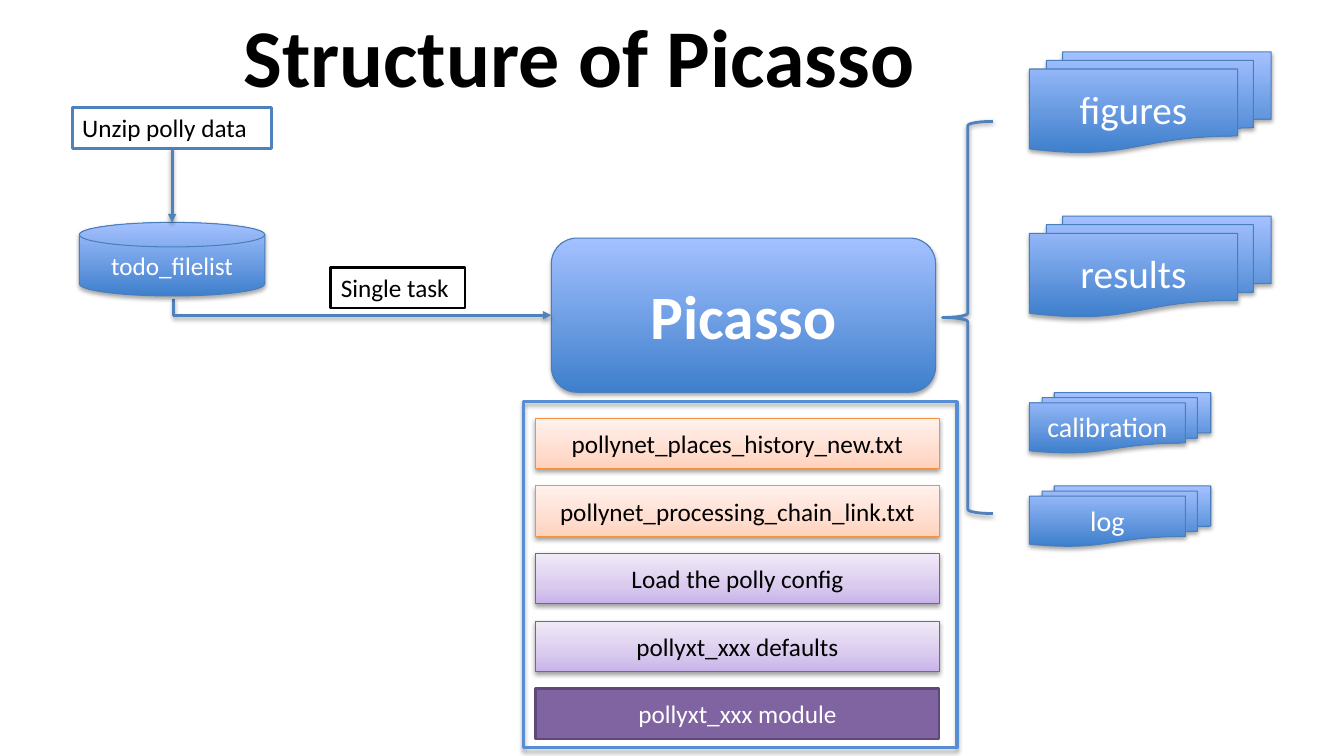
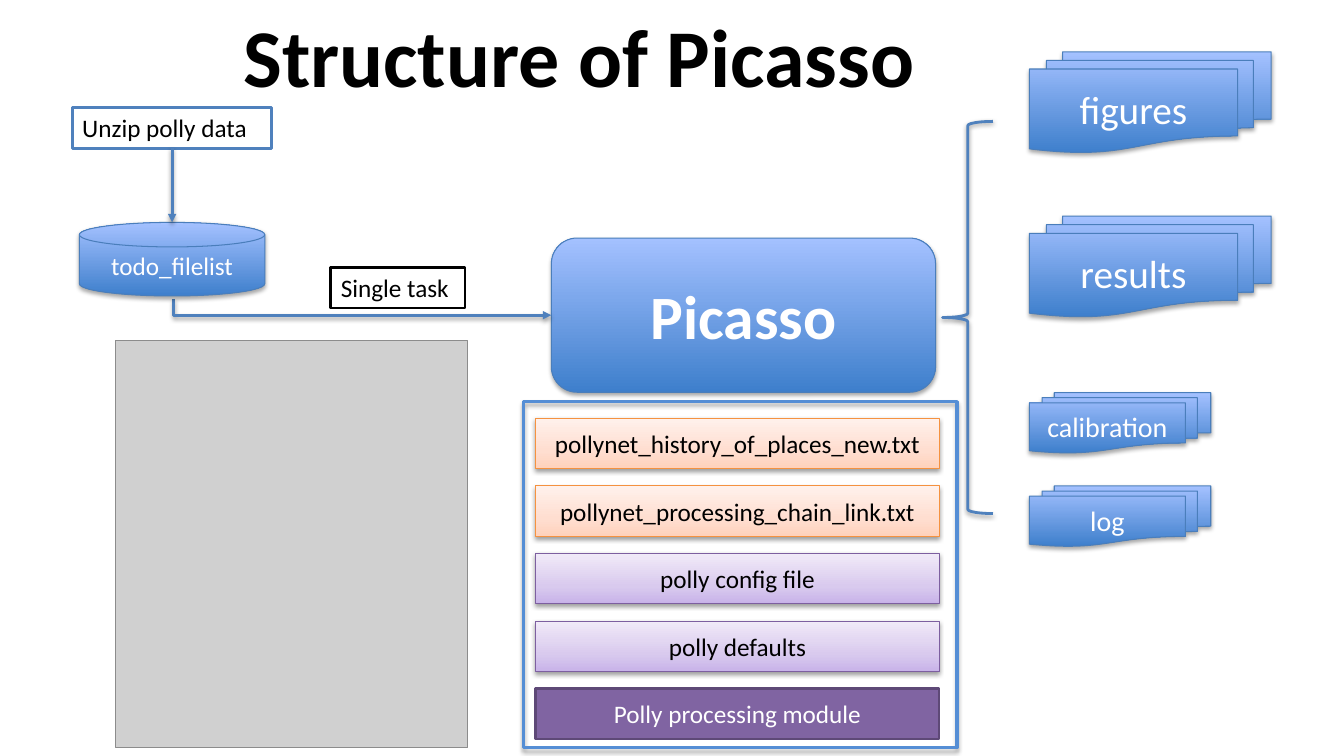
Before and after one commit to PollyNET/Pollynet_Processing_Chain, a slide deck: slide 6 of doc/Pollynet_Processing_Chain.pptx. Drawn at 1344x756 pixels with LibreOffice and Linux fonts; fonts in the diff are those of the drawing; grey boxes stand for pictures; background and template pictures are left out. Boxes give left, top, right and bottom in pixels: in the first picture for what was removed or moved away, otherwise in the second. Text is boxed around its words. In the diff, an @@ line names an element or a change of style, - is before the commit and + after.

```diff
--- a/doc/Pollynet_Processing_Chain.pptx
+++ b/doc/Pollynet_Processing_Chain.pptx
@@ picture added at [116, 341, 468, 749] @@
@@ text in rectangle at [555, 435, 920, 457]: text changed @@
-pollynet_places_history_new.txt
+pollynet_history_of_places_new.txt
@@ text in rectangle at [660, 570, 815, 593]: text changed @@
-Load the polly config
+polly config file
@@ text in rectangle at [669, 638, 806, 660]: text changed @@
-pollyxt_xxx defaults
+polly defaults
@@ text in rectangle at [614, 705, 861, 728]: text changed @@
-pollyxt_xxx module
+Polly processing module
```
Also in this commit, not shown: 1 other slide changed, 20 other files.
